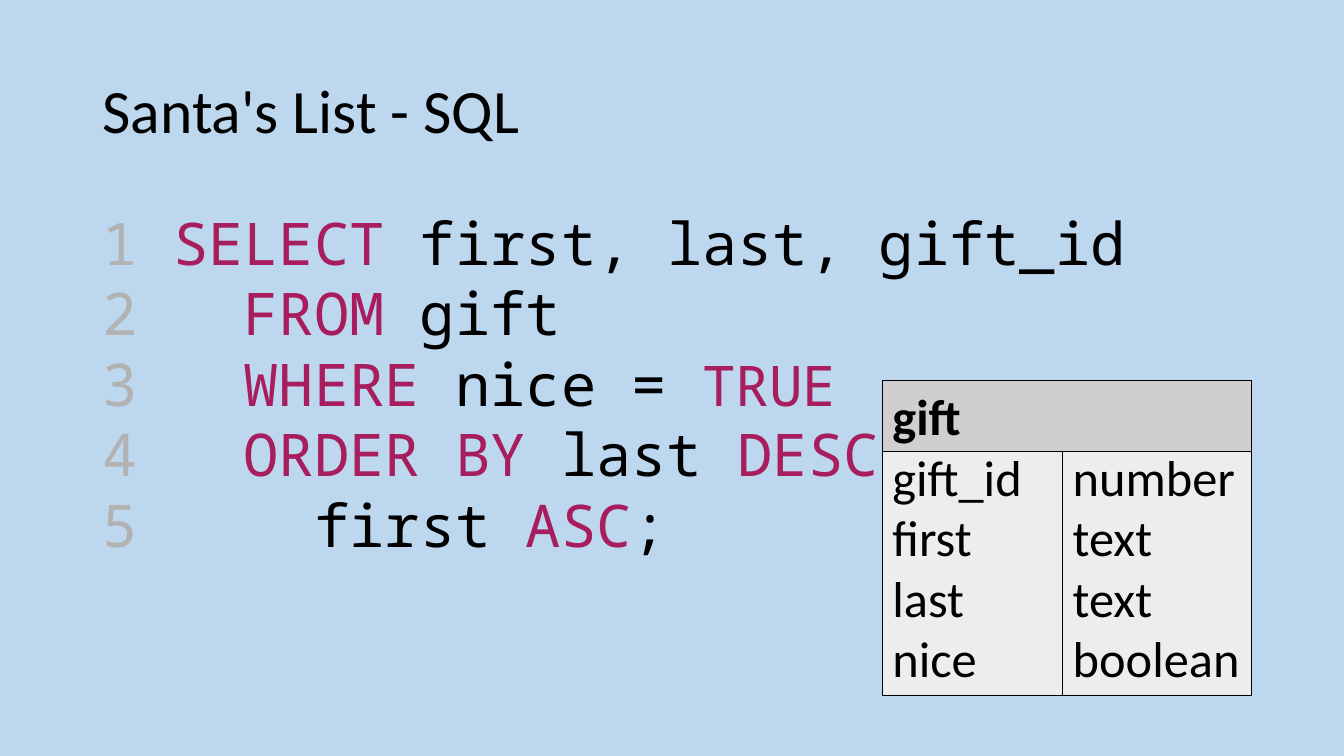
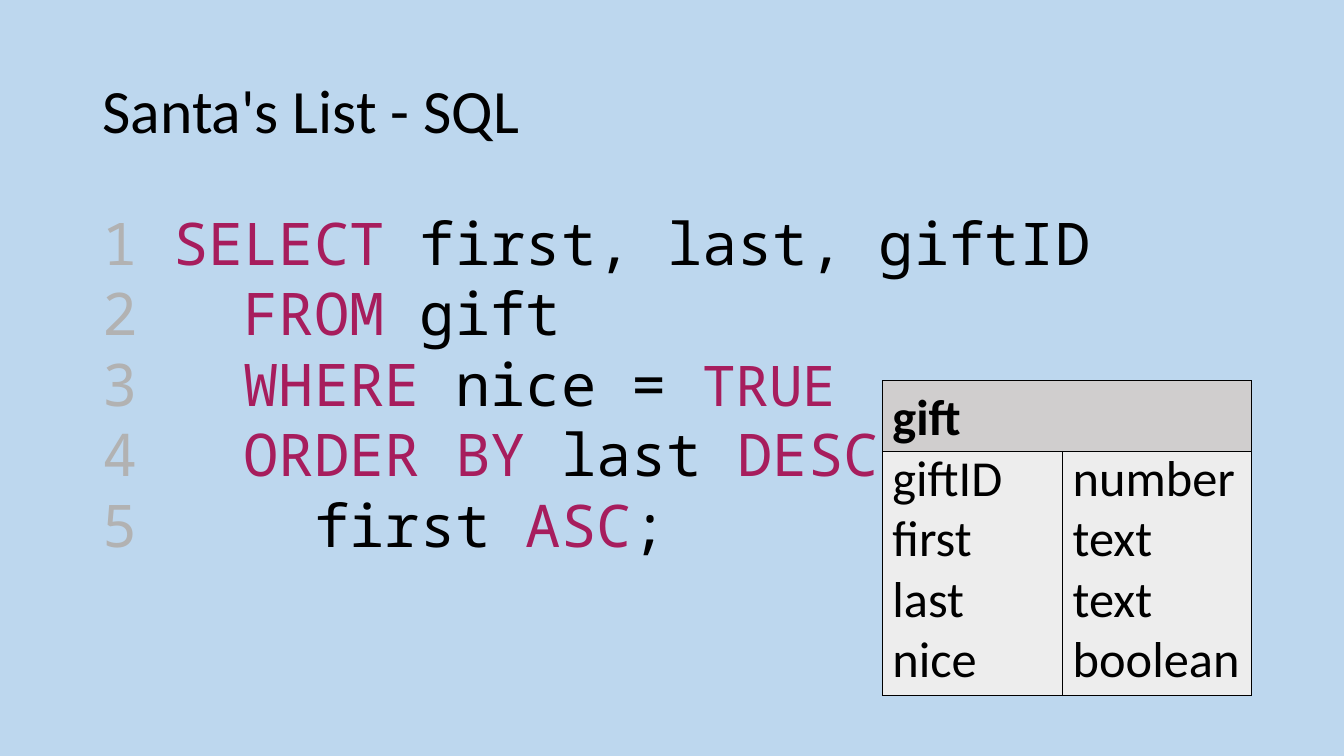
Before and after one commit to MrFriendCS/MrFriendCS.github.io, a slide deck: slide 63 of n5/ddd/N5 CS DDD Slides.pptx. Drawn at 1344x756 pixels with LibreOffice and Linux fonts; fonts in the diff are those of the drawing. Boxes give left, top, right and bottom in pixels: in the first picture for what was removed or moved away, otherwise in the second. Text is boxed around its words. In the diff, an @@ line names an element or a change of style, - is before the commit and + after.

```diff
--- a/n5/ddd/N5 CS DDD Slides.pptx
+++ b/n5/ddd/N5 CS DDD Slides.pptx
@@ text at (173, 220, 1091, 280): text changed @@
-1 SELECT first, last, gift_id
+1 SELECT first, last, giftID
@@ text in rectangle at (892, 461, 1002, 505): text changed @@
-gift_id
+giftID
```
Also in this commit, not shown: 14 other slides changed, 8 slides added, 4 other files.
